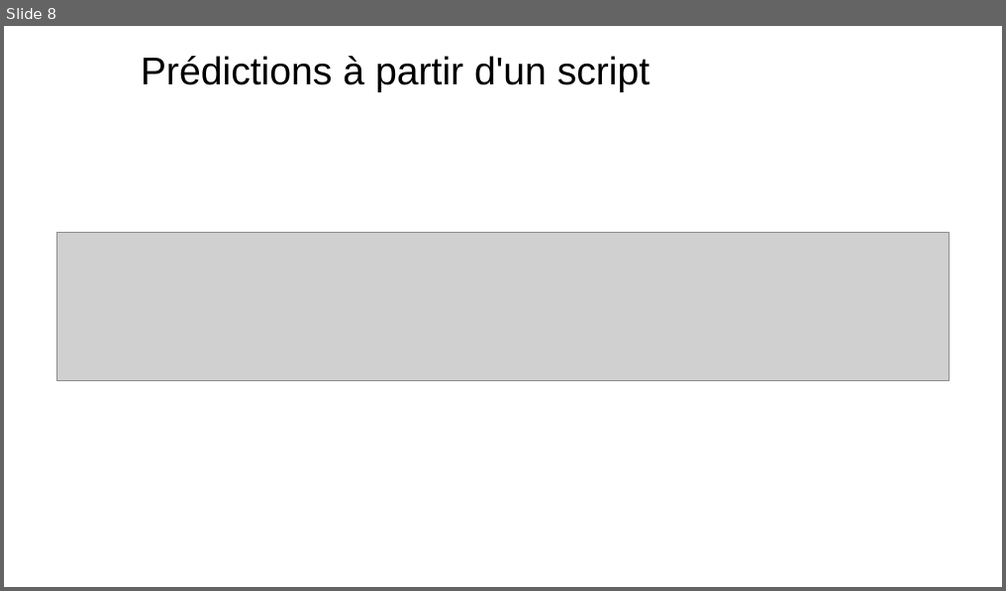
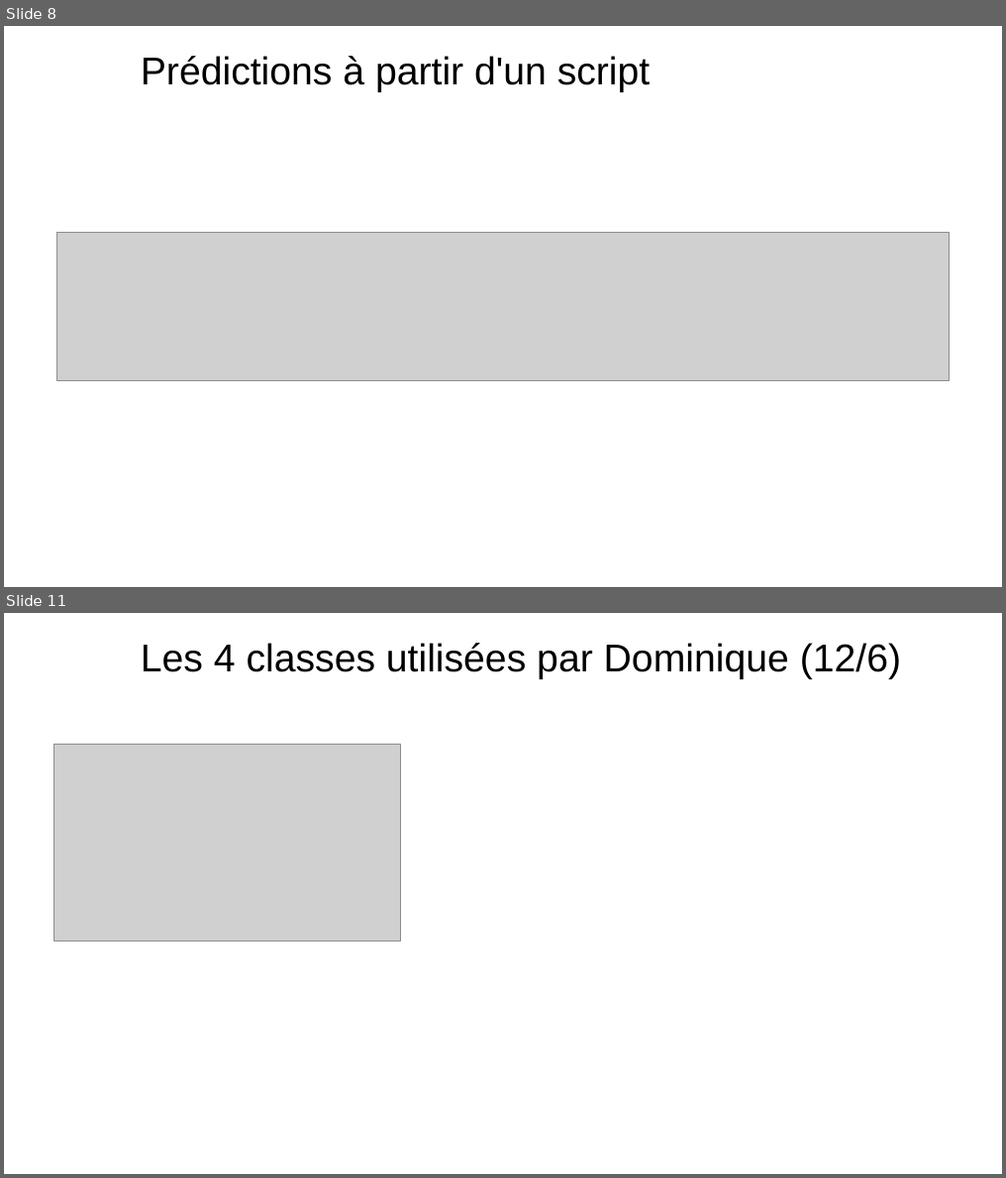
Before and after one commit to dourmiah/skincheck, a slide deck: admin/skin_project_archi_0706.pptx. Shown one above the other, each under a label of ours: slide 8 before the commit, slides 8 and 11 after it; the slides between them are not shown. The pictures are 1006x591 and 1006x1178 pixels, drawn with LibreOffice and Linux fonts; fonts in the diff are those of the drawing; grey boxes stand for pictures; background and template pictures are left out. Boxes give left, top, right and bottom in pixels: in the first picture for what was removed or moved away, otherwise in the second. Text is boxed around its words. In the diff, an @@ line names an element or a change of style, - is before the commit and + after.

```diff
--- a/admin/skin_project_archi_0706.pptx
+++ b/admin/skin_project_archi_0706.pptx
@@ slide 11 added at (4,613,1002,1174), background #FFFFFF @@
@@ title added at (141,643,901,679), 28 pt, text #000000 @@
+Les 4 classes utilisées par Dominique (12/6)
@@ picture added at (54,744,400,942) @@
```
Also in this commit, not shown: 6 other slides added, 9 other files.
